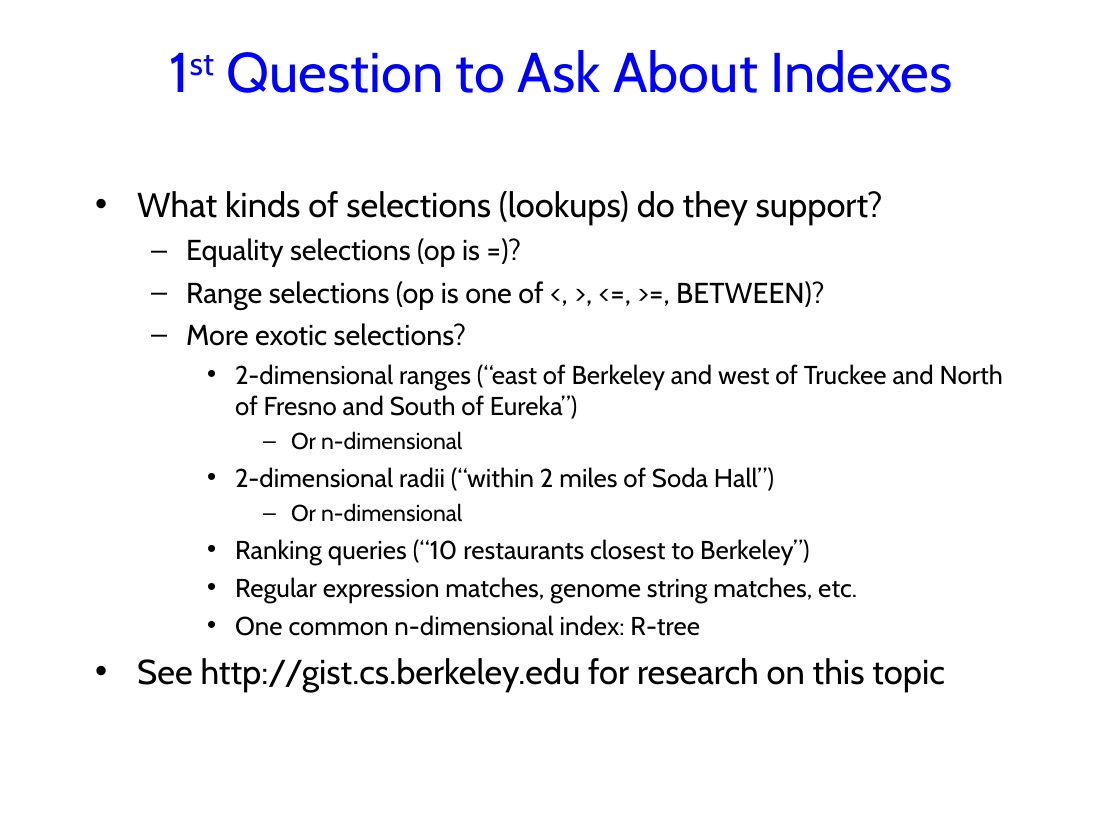
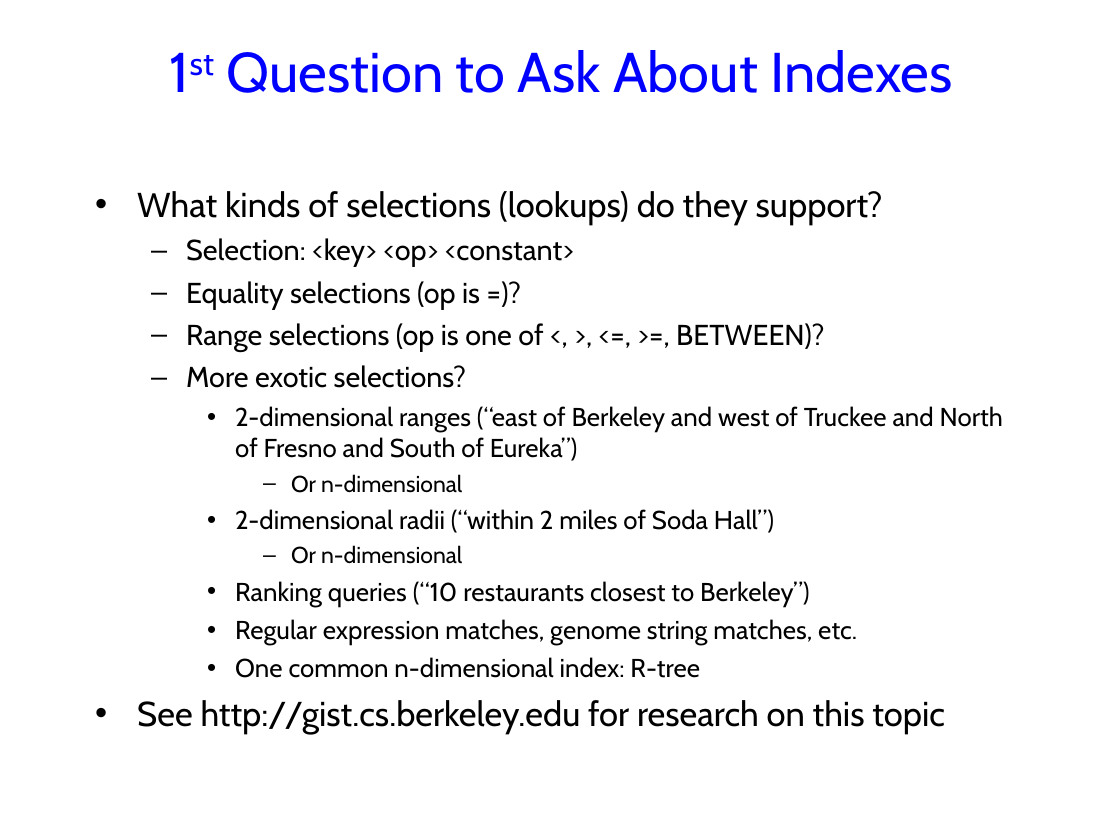
Before and after one commit to jhellerstein/cs186-09, a slide deck: slide 14 of lecs/05-FilesIndexes.ppt. Drawn at 1120x840 pixels with LibreOffice and Linux fonts; fonts in the diff are those of the drawing; background and template pictures are left out. Boxes give left, top, right and bottom in pixels: in the first picture for what was removed or moved away, otherwise in the second. Text is boxed around its words. In the diff, an @@ line names an element or a change of style, - is before the commit and + after.

```diff
--- a/lecs/05-FilesIndexes.ppt
+++ b/lecs/05-FilesIndexes.ppt
@@ text at bbox=[186, 238, 574, 267]: paragraph added @@
+  – Selection: <key> <op> <constant>
```
Also in this commit, not shown: 2 other slides changed.
